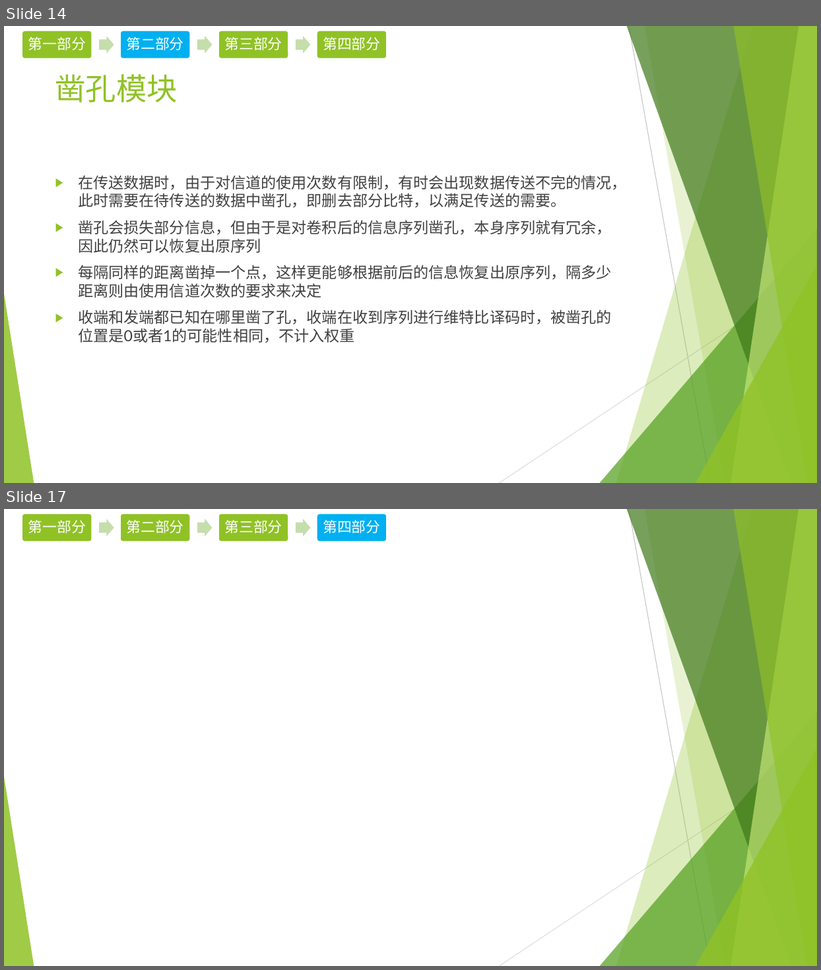
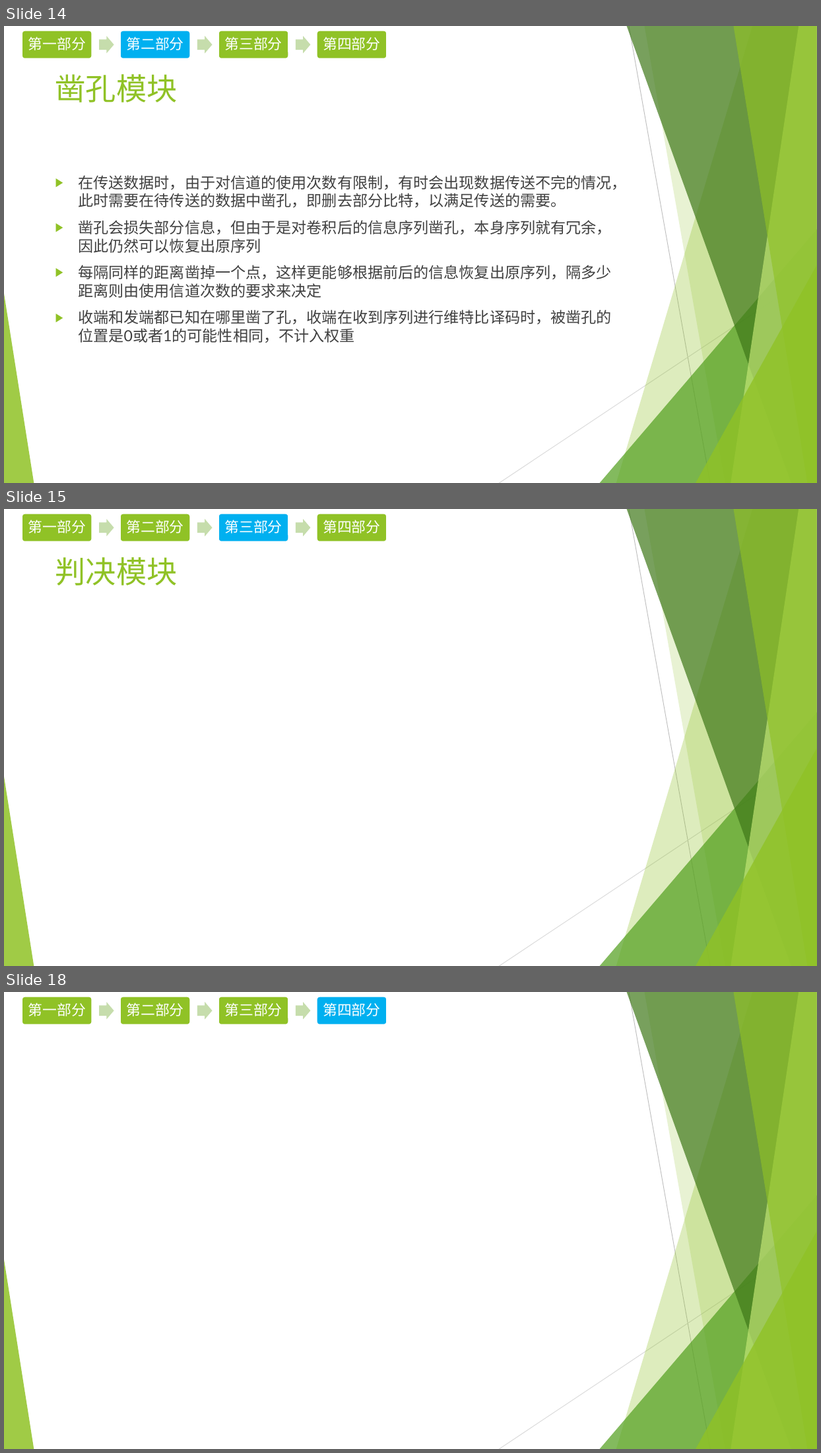
Before and after one commit to EECodingPresentation/project1, a slide deck: v1.pptx. Shown one above the other, each under a label of ours: slides 14 and 17 before the commit, slides 14, 15 and 18 after it; the slides between them are not shown. The pictures are 821x970 and 821x1453 pixels, drawn with LibreOffice and Linux fonts; fonts in the diff are those of the drawing; grey boxes stand for pictures. Boxes give left, top, right and bottom in pixels: in the first picture for what was removed or moved away, otherwise in the second. Text is boxed around its words. In the diff, an @@ line names an element or a change of style, - is before the commit and + after.

```diff
--- a/v1.pptx
+++ b/v1.pptx
@@ slide 15 added at (x1=4, y1=509, x2=817, y2=966), background #FFFFFF; not listed: 10 template elements that a slide beside it also shows @@
@@ group added at (x1=22, y1=513, x2=387, y2=542): 4 rounded rectangles, 4 texts, 3 right arrows @@
+第一部分
+第二部分
+第三部分
+第四部分
@@ title added at (x1=55, y1=557, x2=178, y2=586), 36 pt, text #90C226 @@
+判决模块
@@ what was slide 17 is now slide 18 @@
```
Also in this commit, not shown: 2 slides changed.
